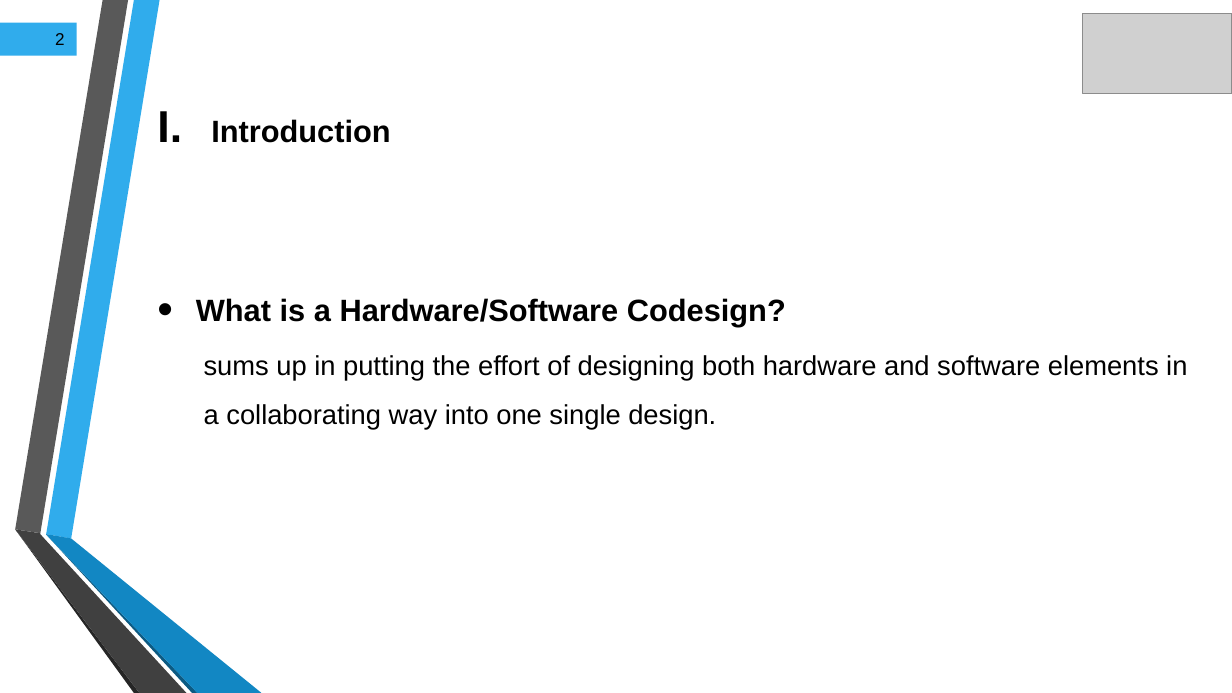
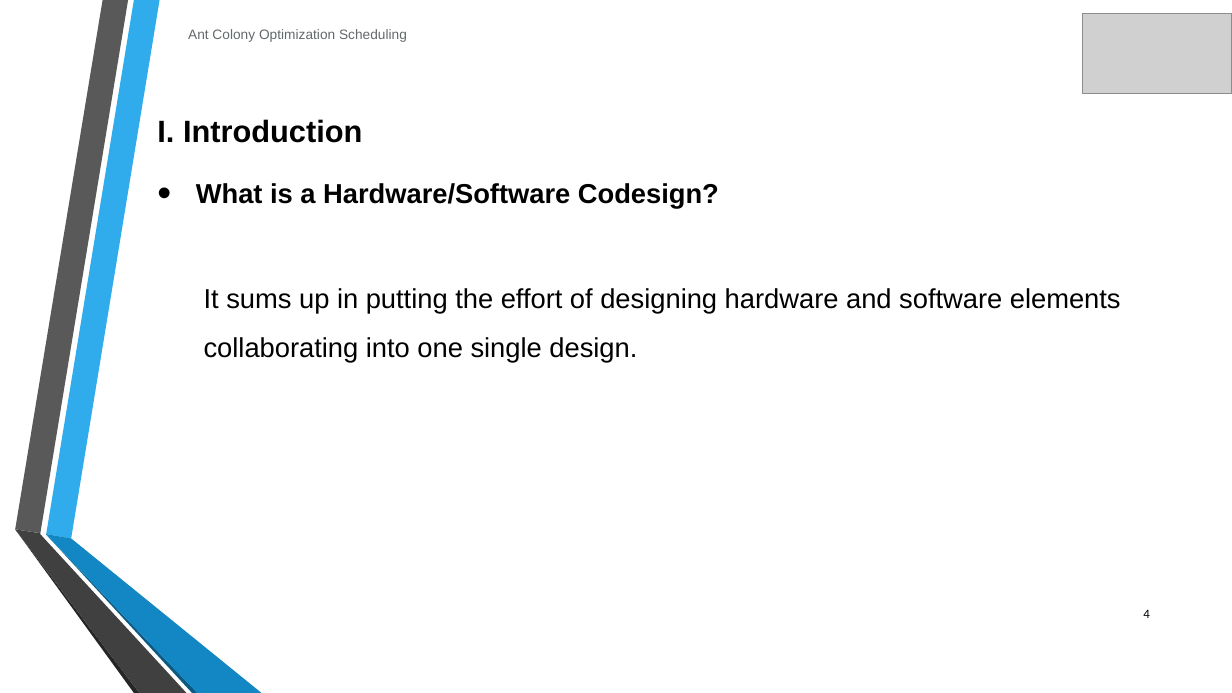
Before and after one commit to JaouaherBelgacem/Ant-Colony-Optimization, a slide deck: slide 4 of Final submission/Presentation/ACO presentation draft.pptx. Drawn at 1232x693 pixels with LibreOffice and Linux fonts; fonts in the diff are those of the drawing; grey boxes stand for pictures; background and template pictures are left out. Boxes give left, top, right and bottom in pixels: in the first picture for what was removed or moved away, otherwise in the second. Text is boxed around its words. In the diff, an @@ line names an element or a change of style, - is before the commit and + after.

```diff
--- a/Final submission/Presentation/ACO presentation draft.pptx
+++ b/Final submission/Presentation/ACO presentation draft.pptx
@@ rectangle removed at (x1=0, y1=22, x2=76, y2=55) @@
-2
@@ text added at (x1=188, y1=29, x2=407, y2=42), 8 pt, text #636A6C @@
+Ant Colony Optimization Scheduling
@@ text at (x1=157, y1=119, x2=362, y2=143): text changed @@
-I. Introduction
+I. Introduction
@@ text "What is a Hardware/Software Codesign?" moved from (x1=196, y1=298, x2=1187, y2=430) to (x1=196, y1=183, x2=1121, y2=363) @@
@@ text at (x1=196, y1=183, x2=719, y2=209): size 18 to 16 pt in "What is a Hardware/Software Codesign?" @@
@@ text at (x1=204, y1=288, x2=1121, y2=363): text changed @@
-  sums up in putting the effort of designing both hardware and software elements in a collaborating way into one single design.
+  It sums up in putting the effort of designing hardware and software elements collaborating into one single design.
@@ page number added at (x1=1143, y1=609, x2=1150, y2=618), 7.5 pt, text #000000 @@
+4
```
Also in this commit, not shown: 5 other slides changed, 7 slides added, 7 slides removed, 1 other file.
